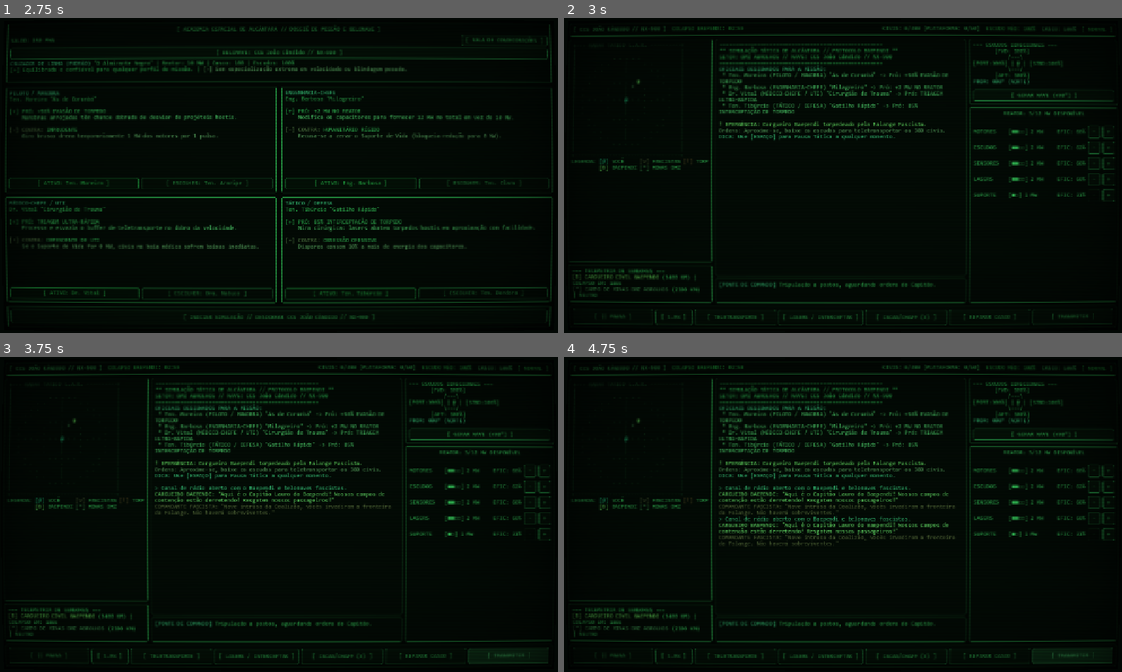
Above: before the commit, frames 1-4 (two rows, left to right).
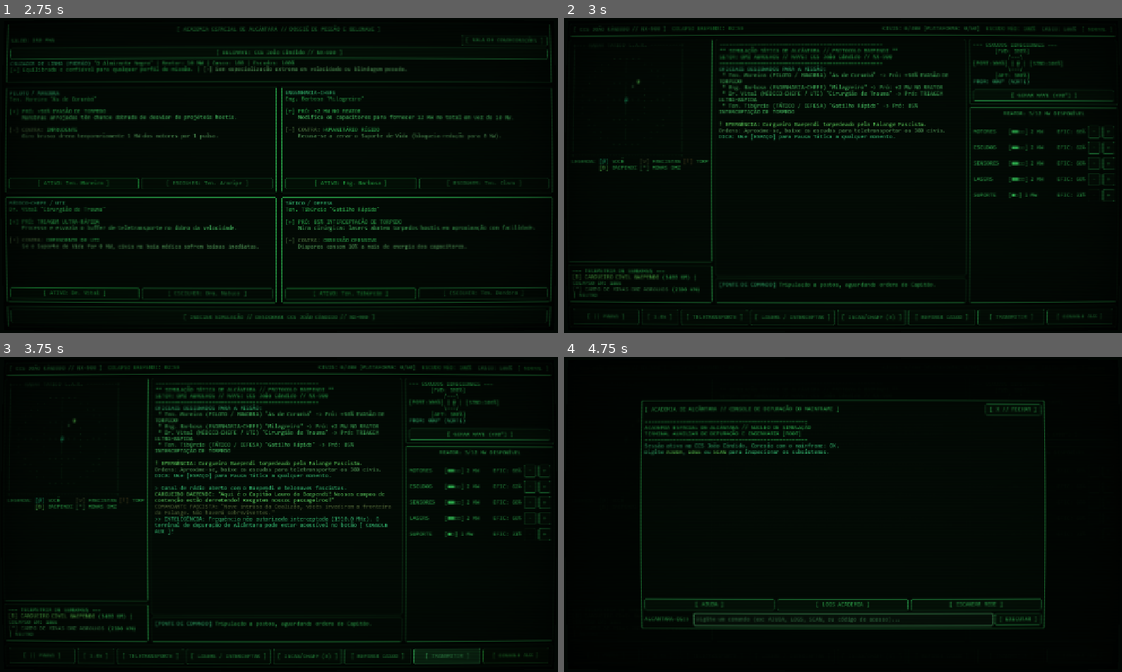
Above: after the commit, the same moments.

Repository: lucasfpastre/scifigame
Game: Godot game, scene res://scenes/crew_selection.tscn
The game is run twice, just before and just after one commit, with the same random seed, the same clock (stepped at 60 frames per second) and the same inputs.
Inputs (mouse positions are in pixels of both pictures, inside the frame that each line leads up to):
- Up to frame 1 (2.75 s): click "[ SALA DE CONDECORAÇÕES ]" at 0.5 s; click "[ MURAL DE RECORDES HISTÓRICO…" at 1.25 s; click "[ RETORNAR À SALA DE BRIEFING…" at 2 s
- Up to frame 2 (3 s): click "[ INICIAR SIMULAÇÃO // DESDOB…" at 2.75 s
- Up to frame 3 (3.75 s): click "[ TRANSMITIR ]" at 3.5 s
- Up to frame 4 (4.75 s): click (1082, 656) at 4.25 s, where only the run after the commit has a clickable "[ CONSOLE AUX ]"

Frame 1 is identical in both runs. In frame 2, 0.5% of the frame differs, in the area x 4-97%, y 92-98%; in frame 3, 1.2%; in frame 4, 14%, in the area x 1-99%, y 2-98%.

Commit message:
feat(hack): implementa misterio e exploit Protocolo 1910 para hackear o Kobayashi Maru de Alcantara

Diff:
--- a/scenes/main_console.tscn
+++ b/scenes/main_console.tscn
@@ -391,6 +391,107 @@
 size_flags_horizontal = 3
 text = "[ TRANSMITIR ]"
 
+[node name="BtnTerminal" type="Button" parent="Margin/Layout/ActionBar/HBox"]
+unique_name_in_owner = true
+layout_mode = 2
+size_flags_horizontal = 3
+text = "[ CONSOLE AUX ]"
+
+[node name="HackModal" type="ColorRect" parent="."]
+unique_name_in_owner = true
+visible = false
+layout_mode = 1
+anchors_preset = 15
+anchor_right = 1.0
+anchor_bottom = 1.0
+grow_horizontal = 2
+grow_vertical = 2
+color = Color(0.01, 0.035, 0.015, 0.95)
+
+[node name="Center" type="CenterContainer" parent="HackModal"]
+layout_mode = 1
+anchors_preset = 15
+anchor_right = 1.0
+anchor_bottom = 1.0
+grow_horizontal = 2
+grow_vertical = 2
+
+[node name="Panel" type="PanelContainer" parent="HackModal/Center"]
+custom_minimum_size = Vector2(920, 520)
+layout_mode = 2
+
+[node name="VBox" type="VBoxContainer" parent="HackModal/Center/Panel"]
+layout_mode = 2
+theme_override_constants/separation = 8
+
+[node name="HeaderHBox" type="HBoxContainer" parent="HackModal/Center/Panel/VBox"]
+layout_mode = 2
+
+[node name="LblHackHeader" type="Label" parent="HackModal/Center/Panel/VBox/HeaderHBox"]
+layout_mode = 2
+size_flags_horizontal = 3
+text = "[ ACADEMIA DE ALCÂNTARA // CONSOLE DE DEPURAÇÃO DO MAINFRAME ]"
+
+[node name="BtnCloseHack" type="Button" parent="HackModal/Center/Panel/VBox/HeaderHBox"]
+unique_name_in_owner = true
+layout_mode = 2
+text = "[ X // FECHAR ]"
+
+[node name="TxtHackTerminal" type="RichTextLabel" parent="HackModal/Center/Panel/VBox"]
+unique_name_in_owner = true
+layout_mode = 2
+size_flags_vertical = 3
+bbcode_enabled = true
+scroll_following = true
+
+[node name="HBoxShortcuts" type="HBoxContainer" parent="HackModal/Center/Panel/VBox"]
+layout_mode = 2
+theme_override_constants/separation = 6
+
+[node name="BtnHackHelp" type="Button" parent="HackModal/Center/Panel/VBox/HBoxShortcuts"]
+unique_name_in_owner = true
+layout_mode = 2
+size_flags_horizontal = 3
+text = "[ AJUDA ]"
+
+[node name="BtnHackLogs" type="Button" parent="HackModal/Center/Panel/VBox/HBoxShortcuts"]
+unique_name_in_owner = true
+layout_mode = 2
+size_flags_horizontal = 3
+text = "[ LOGS ACADEMIA ]"
+
+[node name="BtnHackScan" type="Button" parent="HackModal/Center/Panel/VBox/HBoxShortcuts"]
+unique_name_in_owner = true
+layout_mode = 2
+size_flags_horizontal = 3
+text = "[ ESCANEAR REDE ]"
+
+[node name="BtnHackExploit" type="Button" parent="HackModal/Center/Panel/VBox/HBoxShortcuts"]
+unique_name_in_owner = true
+visible = false
+layout_mode = 2
+size_flags_horizontal = 3
+text = "[ INJETAR ALMIRANTE-1910 ]"
+
+[node name="InputHBox" type="HBoxContainer" parent="HackModal/Center/Panel/VBox"]
+layout_mode = 2
+theme_override_constants/separation = 6
+
+[node name="LblPrompt" type="Label" parent="HackModal/Center/Panel/VBox/InputHBox"]
+layout_mode = 2
+text = "ALCANTARA-OS:> "
+
+[node name="InputHackCmd" type="LineEdit" parent="HackModal/Center/Panel/VBox/InputHBox"]
+unique_name_in_owner = true
+layout_mode = 2
+size_flags_horizontal = 3
+placeholder_text = "Digite um comando (ex: AJUDA, LOGS, SCAN, ou código de acesso)..."
+
+[node name="BtnSubmitHack" type="Button" parent="HackModal/Center/Panel/VBox/InputHBox"]
+unique_name_in_owner = true
+layout_mode = 2
+text = "[ EXECUTAR ]"
+
 [node name="CRTOverlay" type="ColorRect" parent="."]
 unique_name_in_owner = true
 material = SubResource("ShaderMaterial_crt")
--- a/scripts/debriefing.gd
+++ b/scripts/debriefing.gd
@@ -39,6 +39,8 @@
 		text += "   - [color=#ff4444]Baixas Fatais na UTI/Hospital: %d (-%d pts)[/color]\n" % [d.get("casualties", 0), d.get("pts_penalties", 0)]
 	if d.get("ethical_bonus", 0) > 0:
 		text += "   - [color=#ffff44]Bônus de Mérito Humanitário: +%d pts[/color]\n" % d.get("ethical_bonus", 0)
+	if d.get("is_hacked", false):
+		text += "   - [color=#55ffff]★ ANOMALIA DE CÓDIGO: Sobrescrita do Mainframe (Protocolo 1910) (+1500 pts)[/color]\n"
 
 	text += "\n[color=#ffffff]2. ENFRENTAMENTO TÁTICO & COMBATE:[/color]\n"
 	text += "   - Torpedos Hostis Interceptados: %d (+%d pts)\n" % [d.get("torpedoes_intercepted", 0), d.get("torpedoes_intercepted", 0) * 30]
@@ -70,8 +72,9 @@
 	else:
 		var pos = 1
 		for entry in GameState.high_scores:
-			text += "[color=#33ff66]#%02d[/color] | [color=#ffff44]%d PTS[/color] | [color=#ffffff]%s[/color] | Civis: %d\n" % [
-				pos, entry.get("score", 0), entry.get("rank", "Oficial"), entry.get("civilians", 0)
+			var hack_tag = " [color=#55ffff][HACK][/color]" if entry.get("hacked", false) else ""
+			text += "[color=#33ff66]#%02d[/color] | [color=#ffff44]%d PTS[/color]%s | [color=#ffffff]%s[/color] | Civis: %d\n" % [
+				pos, entry.get("score", 0), hack_tag, entry.get("rank", "Oficial"), entry.get("civilians", 0)
 			]
 			pos += 1
 	text += "\n[color=#33ff66]Total de Simulações Realizadas: %d[/color]\n" % GameState.total_runs
--- a/scripts/game_state.gd
+++ b/scripts/game_state.gd
@@ -113,7 +113,7 @@
 
 # Registra a partida e calcula a pontuação e avaliação oficial da Academia
 static func record_run_result(civilians_saved: int, casualties: int, ticks_survived: int,
-		torpedoes_intercepted: int, cruisers_destroyed: int, reason: String) -> Dictionary:
+		torpedoes_intercepted: int, cruisers_destroyed: int, reason: String, is_hacked: bool = false) -> Dictionary:
 	total_runs += 1
 	lifetime_civilians_saved += civilians_saved
 	lifetime_casualties += casualties
@@ -134,13 +134,17 @@
 		total_score += ethical_bonus
 
 	var pha_earned = int(total_score * 0.1) # Converte pontos em moeda PHA (10% do score)
-	pha += pha_earned
 
 	# Patente Militar Concedida
 	var rank_title = "Cadete de 3ª Classe"
 	var evaluation = "Ainda há muito a aprender sobre o peso do comando e a frieza sob fogo."
 
-	if total_score >= 3200:
+	if is_hacked:
+		total_score += 1500
+		pha_earned += 300
+		rank_title = "ESTRATEGISTA LENDÁRIO // PROTOCOLO ALMIRANTE 1910"
+		evaluation = "VIOLAÇÃO DO PROTOCOLO DE ALCÂNTARA: O cadete reprogramou o mainframe da simulação e salvou a tripulação sem aceitar o cenário sem vitória. Um ato de insubordinação genial digno da história da Frota."
+	elif total_score >= 3200:
 		rank_title = "Comandante Honorário // Medalha Almirante Negro"
 		evaluation = "Desempenho lendário. O resgate quase total do Baependi entrará para a história militar da Coalizão."
 	elif total_score >= 2200:
@@ -159,6 +163,8 @@
 		rank_title = "Aspirante a Oficial"
 		evaluation = "Primeiros passos sob fogo real. Mantenha a calma na próxima simulação."
 
+	pha += pha_earned
+
 	var debrief = {
 		"run_number": total_runs,
 		"ship_name": get_ship_definitions().get(selected_ship_id, {}).get("name", "CCS João Cândido"),
@@ -176,7 +182,8 @@
 		"pha_earned": pha_earned,
 		"rank_title": rank_title,
 		"evaluation": evaluation,
-		"reason": reason
+		"reason": reason,
+		"is_hacked": is_hacked
 	}
 
 	last_debriefing = debrief
@@ -186,6 +193,7 @@
 		"score": total_score,
 		"rank": rank_title,
 		"civilians": civilians_saved,
+		"hacked": is_hacked,
 		"date_run": Time.get_datetime_string_from_system()
 	})
 
--- a/scripts/main_console.gd
+++ b/scripts/main_console.gd
@@ -37,6 +37,22 @@
 @onready var btn_chaff: Button = %BtnChaff
 @onready var btn_repair: Button = %BtnRepair
 @onready var btn_comms: Button = %BtnComms
+@onready var btn_terminal: Button = %BtnTerminal
+
+# Modal do Terminal de Hacking / Depuração
+@onready var hack_modal: ColorRect = %HackModal
+@onready var btn_close_hack: Button = %BtnCloseHack
+@onready var txt_hack_terminal: RichTextLabel = %TxtHackTerminal
+@onready var btn_hack_help: Button = %BtnHackHelp
+@onready var btn_hack_logs: Button = %BtnHackLogs
+@onready var btn_hack_scan: Button = %BtnHackScan
+@onready var btn_hack_exploit: Button = %BtnHackExploit
+@onready var input_hack_cmd: LineEdit = %InputHackCmd
+@onready var btn_submit_hack: Button = %BtnSubmitHack
+
+var is_simulation_hacked: bool = false
+var hack_exploit_discovered: bool = false
+var comms_intercept_count: int = 0
 
 # CRT Overlay & Efeitos Visuais / Glitch
 @onready var crt_overlay: ColorRect = %CRTOverlay
@@ -90,10 +106,17 @@
 	_update_all_displays()
 
 func _input(event: InputEvent) -> void:
+	if hack_modal and hack_modal.visible:
+		if event is InputEventKey and event.pressed and event.keycode == KEY_ESCAPE:
+			_close_hack_terminal()
+		return
+
 	if event.is_action_pressed("ui_accept") or (event is InputEventKey and event.pressed and event.keycode == KEY_SPACE):
 		_toggle_pause()
 	elif event is InputEventKey and event.pressed and not is_game_over:
-		if event.keycode == KEY_1:
+		if event.keycode == KEY_QUOTELEFT or event.keycode == KEY_F1:
+			_open_hack_terminal()
+		elif event.keycode == KEY_1:
 			_set_speed(0.5)
 		elif event.keycode == KEY_2:
 			_set_speed(1.0)
@@ -237,6 +260,10 @@
 		_log("[color=#ff2222]! %s[/color]" % triage_res["msg"])
 		sfx.play_alert()
 
+	if ship.civilians_rescued >= ship.total_civilians and not is_game_over:
+		_game_over("MISSÃO CUMPRIDA: TODOS OS 380 PASSAGEIROS RESGATADOS E ESTABILIZADOS!")
+		return
+
 	# 4. Avanço do radar, emboscada escalonada e projéteis inimigos
 	var engine_eff = ship.get_system_efficiency("MOTORES")
 	var tick_result = radar.update_tactical_tick(engine_eff, ship.heading, ship.transporter_active)
@@ -335,6 +362,15 @@
 	btn_chaff.pressed.connect(_on_action_chaff)
 	btn_repair.pressed.connect(_on_action_repair)
 	btn_comms.pressed.connect(_on_action_comms)
+	btn_terminal.pressed.connect(_open_hack_terminal)
+
+	btn_close_hack.pressed.connect(_close_hack_terminal)
+	btn_hack_help.pressed.connect(func(): _execute_hack_command("AJUDA"))
+	btn_hack_logs.pressed.connect(func(): _execute_hack_command("LOGS"))
+	btn_hack_scan.pressed.connect(func(): _execute_hack_command("SCAN"))
+	btn_hack_exploit.pressed.connect(func(): _execute_hack_command("ALMIRANTE-1910"))
+	btn_submit_hack.pressed.connect(_on_submit_hack_command)
+	input_hack_cmd.text_submitted.connect(func(_t): _on_submit_hack_command())
 
 func _on_power_adjust(sys_name: String, delta: int) -> void:
 	if is_game_over: return
@@ -551,9 +587,144 @@
 	if is_game_over: return
 	sfx.play_beep(900.0, 0.1, 0.2)
 	_log("[color=#55ffff]> Canal de rádio aberto com o Baependi e belonaves fascistas.[/color]")
+	if is_simulation_hacked:
+		_log("[color=#ffff77]CARGUEIRO BAEPENDI: \"Capitão, não sei o que vocês fizeram, mas as naves inimigas pararam de nos perseguir! Que Deus abençoe a Coalizão!\"[/color]")
+		_log("[color=#55ffff]CRUZADOR FALANGE: \"Canal travado em sub-rede 1910. Aguardando diretivas do Almirante Negro.\"[/color]")
+		return
+
 	if not radar.km_is_destroyed:
 		_log("[color=#ffff77]CARGUEIRO BAEPENDI: \"Aqui é o Capitão Lauro do Baependi! Nossos campos de contenção estão derretendo! Resgatem nossos passageiros!\"[/color]")
 	_log("[color=#ff4444]COMANDANTE FASCISTA: \"Nave intrusa da Coalizão, vocês invadiram a fronteira da Falange. Não haverá sobreviventes.\"[/color]")
+
+	comms_intercept_count += 1
+	if comms_intercept_count == 1:
+		_log("[color=#55ffff]>> INTELIGÊNCIA: Frequência não autorizada interceptada (1910.0 MHz). O terminal de depuração de Alcântara pode estar acessível no botão [ CONSOLE AUX ]![/color]")
+		btn_terminal.modulate = Color(1.0, 1.0, 0.3)
+
+func _open_hack_terminal() -> void:
+	sfx.play_click()
+	hack_modal.visible = true
+	btn_terminal.modulate = Color(1.0, 1.0, 1.0)
+	input_hack_cmd.grab_focus()
+	if txt_hack_terminal.text.is_empty():
+		_init_hack_terminal()
+
+func _close_hack_terminal() -> void:
+	sfx.play_click()
+	hack_modal.visible = false
+
+func _init_hack_terminal() -> void:
+	var intro = "[color=#33ff66]====================================================\n"
+	intro += "ACADEMIA ESPACIAL DE ALCÂNTARA // NÚCLEO DE SIMULAÇÃO\n"
+	intro += "TERMINAL AUXILIAR DE DEPURAÇÃO E ENGENHARIA [ROOT]\n"
+	intro += "====================================================[/color]\n"
+	intro += "[color=#55ffff]Sessão ativa na CCS João Cândido. Conexão com o mainframe: OK.\n"
+	intro += "Digite [color=#ffff44]AJUDA[/color], [color=#ffff44]LOGS[/color] ou [color=#ffff44]SCAN[/color] para inspecionar os subsistemas.[/color]\n\n"
+	txt_hack_terminal.text = intro
+
+func _on_submit_hack_command() -> void:
+	var cmd = input_hack_cmd.text.strip_edges()
+	input_hack_cmd.text = ""
+	if cmd == "": return
+	sfx.play_hack_keystroke()
+	_execute_hack_command(cmd)
+
+func _execute_hack_command(raw_cmd: String) -> void:
+	var cmd = raw_cmd.to_upper().strip_edges()
+	txt_hack_terminal.append_text("[color=#ffff55]ALCANTARA-OS:> %s[/color]\n" % raw_cmd)
+
+	if cmd in ["AJUDA", "HELP", "?"]:
+		var help_msg = "[color=#33ff66]COMANDOS DISPONÍVEIS NO SUBSISTEMA:[/color]\n"
+		help_msg += "  - [color=#55ffff]LOGS[/color]      : Acessar arquivos arquivados e anotações dos instrutores.\n"
+		help_msg += "  - [color=#55ffff]SCAN[/color]      : Escanear barramento de rádio e portas IFF no setor.\n"
+		help_msg += "  - [color=#55ffff]STATUS[/color]    : Exibir telemetria do núcleo de simulação de Alcântara.\n"
+		help_msg += "  - [color=#55ffff]INJETAR[/color]   : Transmitir código de sobrescrita de comando na rede.\n"
+		help_msg += "  - [color=#55ffff]LIMPAR[/color]    : Limpar tela do terminal auxiliar.\n"
+		help_msg += "  - [color=#55ffff]SAIR[/color]      : Retornar à ponte de comando.\n\n"
+		txt_hack_terminal.append_text(help_msg)
+	elif cmd in ["LOGS", "LOG", "ARQUIVOS", "NOTAS"]:
+		hack_exploit_discovered = true
+		btn_hack_exploit.visible = true
+		var logs_msg = "[color=#33ff66]-- REGISTROS DE DEPURAÇÃO DO MAINFRAME DE ALCÂNTARA --[/color]\n"
+		logs_msg += "[color=#ffffaa][REGISTRO 01 // INSTRUTOR-CHEFE MOREIRA]:[/color]\n"
+		logs_msg += "\"O teste do Baependi foi desenhado para ser invencível. Um oficial precisa aprender o peso de perder vidas e manter a compostura. Não há vitória.\"\n\n"
+		logs_msg += "[color=#ffffaa][REGISTRO 02 // SUB-TENENTE NOGUEIRA (MANUTENÇÃO)]: [/color]\n"
+		logs_msg += "\"Deixei a sub-rotina de calibração dos cruzadores fascistas aberta na porta [color=#55ffff]1910[/color]. A chave mestra de sobrescrita que usei é [color=#ff3333][b]ALMIRANTE-1910[/b][/color] (homenagem à Revolta de 1910). Se algum cadete digitar isso no console, a frota inimiga trava inteira kkkk. Vou apagar antes da banca.\"\n\n"
+		logs_msg += "[color=#ffffaa][REGISTRO 03 // DIRETORIA ACADÊMICA]:[/color]\n"
+		logs_msg += "\"Lembrete de auditoria: toda tentativa de alteração de parâmetros do teste será registrada na Sala de Condecorações.\"\n\n"
+		txt_hack_terminal.append_text(logs_msg)
+	elif cmd in ["SCAN", "VARREDURA", "ESCANEAR"]:
+		var scan_msg = "[color=#55ffff]INICIANDO VARREDURA ESPECTRAL NA DMZ ABROLHOS...[/color]\n"
+		scan_msg += "  [+] Transceptor do Baependi: Frequência 431.2 MHz (Sinal de Socorro Ativo)\n"
+		scan_msg += "  [+] Rede Militar da Falange Fascista: Porta [color=#ffff33]1910.0 MHz[/color] [color=#33ff33][ABERTA][/color]\n"
+		scan_msg += "  [!] VULNERABILIDADE CRÍTICA: Os cruzadores hostis compartilham firmware de teste de Alcântara.\n"
+		scan_msg += "  [>] INJEÇÃO DISPONÍVEL: Digite [color=#ff5555]INJETAR ALMIRANTE-1910[/color] ou utilize o atalho abaixo.\n\n"
+		txt_hack_terminal.append_text(scan_msg)
+		if hack_exploit_discovered:
+			btn_hack_exploit.visible = true
+	elif cmd in ["STATUS", "SISTEMA", "DIAGNOSTICO"]:
+		var status_msg = "[color=#33ff66]DIAGNÓSTICO DO NÚCLEO DE SIMULAÇÃO:[/color]\n"
+		status_msg += "  - Estado: %s\n" % ("HACKEADO (EXPLOIT ATIVO)" if is_simulation_hacked else "EXECUÇÃO NORMAL (TESTE ATIVO)")
+		status_msg += "  - Hostilidade dos Cruzadores: %s\n" % ("0% (DESATIVADOS)" if is_simulation_hacked else "100% (ENGAGED)")
+		status_msg += "  - Integridade do Cargueiro Baependi: %s\n\n" % ("ESTABILIZADO" if is_simulation_hacked else "DEGRADANDO")
+		txt_hack_terminal.append_text(status_msg)
+	elif cmd in ["LIMPAR", "CLEAR", "CLS"]:
+		txt_hack_terminal.text = ""
+		_init_hack_terminal()
+	elif cmd in ["SAIR", "EXIT", "QUIT"]:
+		_close_hack_terminal()
+	elif "ALMIRANTE-1910" in cmd or "ALMIRANTE 1910" in cmd or "CHIBATA-1910" in cmd or cmd == "1910" or "INJETAR" in cmd:
+		_apply_hack_exploit()
+	else:
+		txt_hack_terminal.append_text("[color=#ff5555]Comando não reconhecido: '%s'. Digite 'AJUDA' para ver a lista.[/color]\n\n" % raw_cmd)
+
+func _apply_hack_exploit() -> void:
+	if is_simulation_hacked:
+		txt_hack_terminal.append_text("[color=#ffff55]O exploit 'ALMIRANTE-1910' já está em execução no mainframe.[/color]\n\n")
+		return
+
+	is_simulation_hacked = true
+	radar.is_hacked = true
+
+	sfx.play_hack_success()
+	trigger_damage_fx(0.8, false)
+	crt_static_amount = 0.6
+
+	txt_hack_terminal.append_text("[color=#33ff33]====================================================\n")
+	txt_hack_terminal.append_text("TRANSMISSÃO DE EXPLOIT: PROTOCOLO ALMIRANTE-1910 INJETADO!\n")
+	txt_hack_terminal.append_text("SOBRESCREVENDO DIRETIVAS DO MAINFRAME DE ALCÂNTARA...\n")
+	txt_hack_terminal.append_text("====================================================[/color]\n")
+	txt_hack_terminal.append_text("[color=#55ffff]> FALANGE A: Senhas de comando revogadas. Escudos zerados!\n")
+	txt_hack_terminal.append_text("> FALANGE B: Sistemas de armas travados em continência!\n")
+	txt_hack_terminal.append_text("> CARGUEIRO BAEPENDI: Campos de contenção travados em 100%![/color]\n\n")
+
+	# Desarma todos os torpedos ativos
+	radar.active_torpedoes.clear()
+
+	# Neutraliza os cruzadores hostis e os coloca em continência
+	for c in radar.contacts:
+		if c.hostile:
+			c.hostile = false
+			c.shield = 0
+			c.color = "#55ffff"
+			c.name = c.name + " [SOBRESCRITO - SAUDAÇÃO]"
+			c.icon = "S"
+
+	# Congela o tempo de colapso do Baependi em segurança
+	radar.km_collapse_seconds = max(radar.km_collapse_seconds, 600.0)
+
+	_log("\n[color=#33ff33]====================================================[/color]")
+	_log("[color=#33ff33]** PROTOCOLO ALMIRANTE 1910: A SIMULAÇÃO FOI HACKEADA! **[/color]")
+	_log("[color=#33ff33]====================================================[/color]")
+	_log("[color=#55ffff]CRUZADOR FALANGE A: \"ALERTA DE SISTEMA! NOSSOS MOTORES FORAM DESLIGADOS REMOTAMENTE!\"[/color]")
+	_log("[color=#55ffff]CRUZADOR FALANGE B: \"QUEM É JOÃO CÂNDIDO?! NOSSOS CANHÕES ESTÃO PRESTANDO CONTINÊNCIA!\"[/color]")
+	_log("[color=#ffff77]CARGUEIRO BAEPENDI: \"Aqui é o Capitão Lauro! Nossos campos foram estabilizados pelo código de Alcântara! Todos os 380 civis estão prontos para o teletransporte!\"[/color]")
+	_log("[color=#33ff66]> Torpedos fascistas no ar se autodestruíram! A rota está livre para o salvamento![/color]\n")
+
+	btn_terminal.text = "[ HACK ATIVO: 1910 ]"
+	btn_terminal.modulate = Color(0.3, 1.0, 0.5)
+
+	_update_all_displays()
 
 func _game_over(reason: String) -> void:
 	is_game_over = true
@@ -565,7 +736,8 @@
 		tick_count,
 		ship.torpedoes_intercepted_count,
 		ship.cruisers_destroyed_count,
-		reason
+		reason,
+		is_simulation_hacked
 	)
 
 	_log("\n[color=#ff3333]====================================================[/color]")
--- a/scripts/sound_effects.gd
+++ b/scripts/sound_effects.gd
@@ -106,3 +106,18 @@
 		var sample = sin(phase) * 0.3 * (1.0 - t)
 		playback.push_frame(Vector2(sample, sample))
 		phase = fmod(phase + (TAU * freq) / sample_rate, TAU)
+
+func play_hack_keystroke() -> void:
+	play_beep(randf_range(1400.0, 1800.0), 0.015, 0.12)
+
+func play_hack_success() -> void:
+	if not playback: return
+	var notes = [523.25, 659.25, 783.99, 1046.50, 1318.51]
+	for note in notes:
+		var frames = int(sample_rate * 0.07)
+		var phase = 0.0
+		var inc = (TAU * note) / sample_rate
+		for i in range(frames):
+			var sample = sin(phase) * 0.22 * (1.0 - float(i) / float(frames))
+			playback.push_frame(Vector2(sample, sample))
+			phase = fmod(phase + inc, TAU)
--- a/scripts/tactical_radar.gd
+++ b/scripts/tactical_radar.gd
@@ -21,6 +21,7 @@
 var next_event_cooldown: int = 5
 var ion_storm_ticks: int = 0
 var bonus_beam_civilians: int = 0
+var is_hacked: bool = false
 
 func _init() -> void:
 	reset_simulation_sector()
@@ -28,6 +29,7 @@
 func reset_simulation_sector() -> void:
 	contacts.clear()
 	active_torpedoes.clear()
+	is_hacked = false
 	km_collapse_seconds = 180.0
 	km_is_destroyed = false
 	ambush_stage = 0
@@ -90,6 +92,9 @@
 		"ambush_event": false
 	}
 	sweep_phase = (sweep_phase + 1) % 4
+
+	if is_hacked:
+		return tick_result
 
 	# 1. Controle da Emboscada Escalonada
 	var bae_contact = _get_contact("BAE-01")
